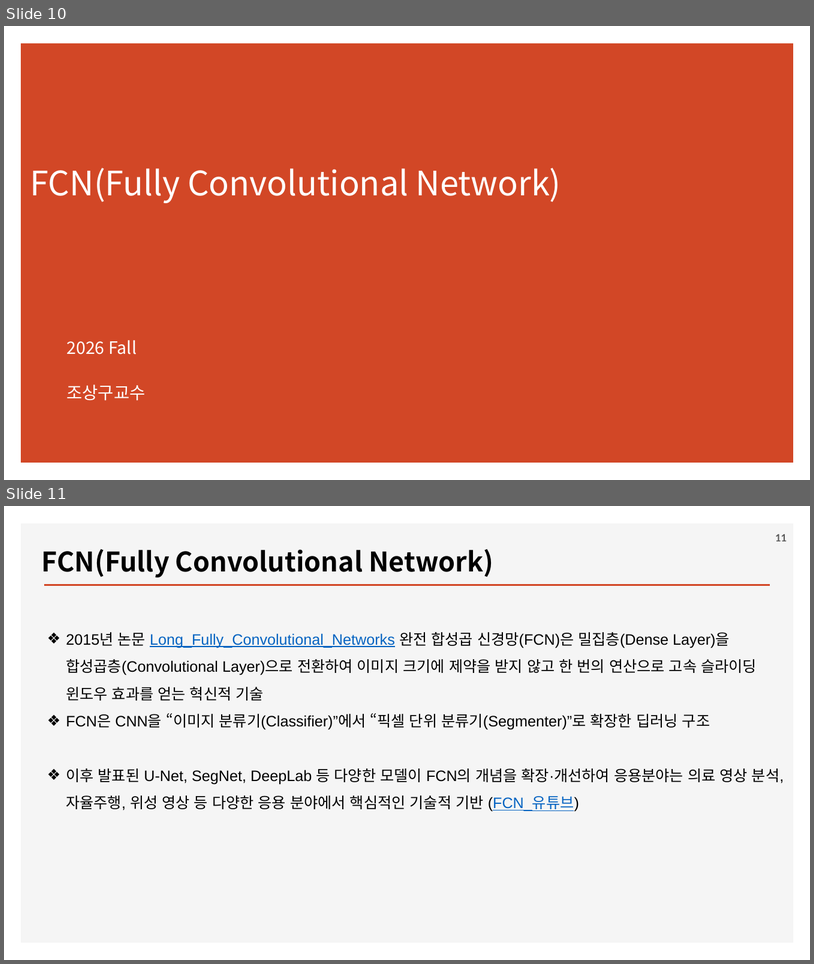
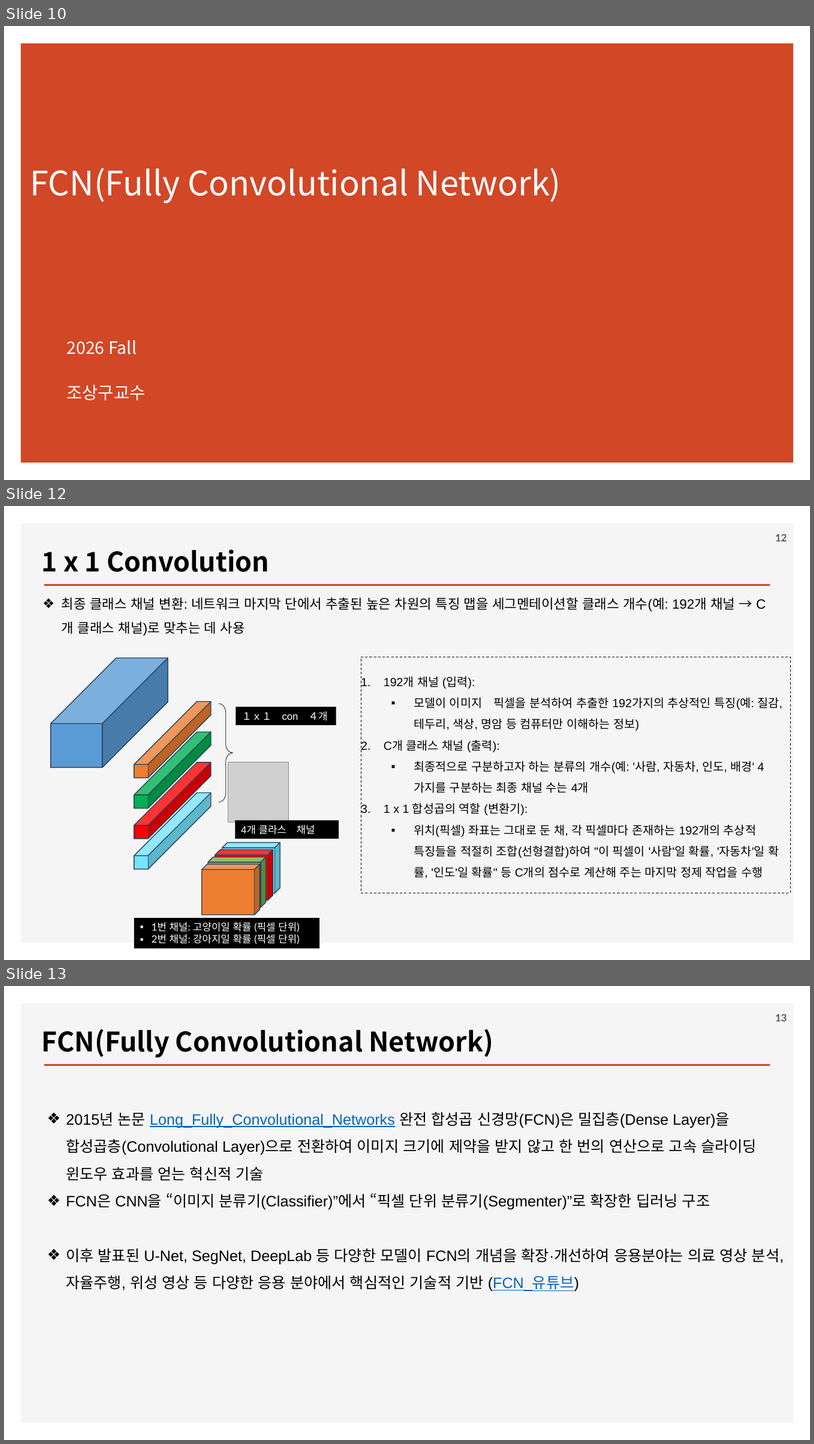
Before and after one commit to ancestor9/2026_Fall_Deep-Learning-with-Python, a slide deck: Chapter 11 Image segmentation.pptx. Shown one above the other, each under a label of ours: slides 10 and 11 before the commit, slides 10, 12 and 13 after it; the slides between them are not shown. The pictures are 814x964 and 814x1444 pixels, drawn with LibreOffice and Linux fonts; fonts in the diff are those of the drawing; grey boxes stand for pictures; background and template pictures are left out. Boxes give left, top, right and bottom in pixels: in the first picture for what was removed or moved away, otherwise in the second. Text is boxed around its words. In the diff, an @@ line names an element or a change of style, - is before the commit and + after.

```diff
--- a/Chapter 11 Image segmentation.pptx
+++ b/Chapter 11 Image segmentation.pptx
@@ slide 12 added at (4,506,810,960), background #FFFFFF; not listed: 2 template elements that a slide beside it also shows @@
@@ page number added at (776,534,787,541), 12 pt, text #595959, bold @@
+12
@@ text added at (41,549,270,572), 32 pt, text #000000, bold @@
+1 x 1 Convolution
@@ text added at (62,597,735,636), 16 pt, text #000000 @@
+❖ 최종 클래스 채널 변환: 네트워크 마지막 단에서 추출된 높은 차원의 특징 맵을 세그멘테이션할 클래스 개수(예: 192개 채널 → C개 클래스 채널)로 맞추는 데 사용
@@ cube added at (51,658,168,768), fill #5B9BD5, outline #28445D 1 pt @@
@@ rectangle added at (361,657,791,892), outline #000000 0.75 pt dashed, 14 pt, text #000000 @@
+1. 192개 채널 (입력):
+  ▪ 모델이 이미지 픽셀을 분석하여 추출한 192가지의 추상적인 특징(예: 질감, 테두리, 색상, 명암 등 컴퓨터만 이해하는 정보)
+2. C개 클래스 채널 (출력):
+  ▪ 최종적으로 구분하고자 하는 분류의 개수(예: '사람, 자동차, 인도, 배경' 4가지를 구분하는 최종 채널 수는 4개
+3. 1 x 1 합성곱의 역할 (변환기):
+  ▪ 위치(픽셀) 좌표는 그대로 둔 채, 각 픽셀마다 존재하는 192개의 추상적 특징들을 적절히 조합(선형결합)하여 "이 픽셀이 '사람'일 확률, '자동차'일 확률, '인도'일 확률" 등 C개의 점수로 계산해 주는 마지막 정제 작업을 수행
@@ cube added at (134,702,211,778), fill #ED7D31, outline #28445D 1 pt @@
@@ right brace added at (219,703,233,802), outline #000000 0.5 pt @@
@@ rectangle added at (236,707,336,725), fill #000000, 12 pt, text #FFFFFF @@
+１ｘ１ con ４개
@@ cube added at (134,732,211,808), fill #00B050, outline #28445D 1 pt @@
@@ cube added at (134,762,211,838), fill #FF0000, outline #28445D 1 pt @@
@@ picture added at (228,762,289,822) @@
@@ cube added at (134,793,211,869), fill #76E3FF, outline #28445D 1 pt @@
@@ rectangle added at (235,820,339,838), fill #000000, 12 pt, text #FFFFFF @@
+4개 클라스 채널
@@ cube added at (222,843,281,892), fill #76E3FF, outline #28445D 1 pt @@
@@ cube added at (202,864,260,915), fill #ED7D31, outline #28445D 1 pt @@
@@ cube added at (208,857,266,907), fill #70AD47, outline #28445D 1 pt @@
@@ cube added at (215,850,273,900), fill #FF0000, outline #28445D 1 pt @@
@@ rectangle added at (134,918,320,948), fill #000000, 12 pt, text #FFFFFF @@
+▪ 1번 채널: 고양이일 확률 (픽셀 단위)
+▪ 2번 채널: 강아지일 확률 (픽셀 단위)
@@ what was slide 11 is now slide 13 @@
@@ page number at (776,1014,787,1021): text changed @@
-11
+13
```
Also in this commit, not shown: 1 other slide added.
